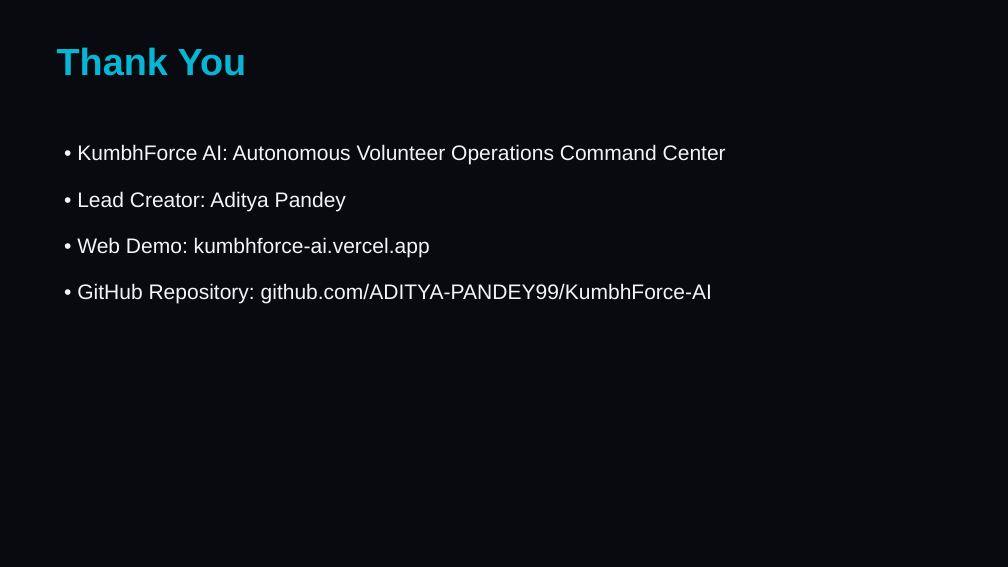
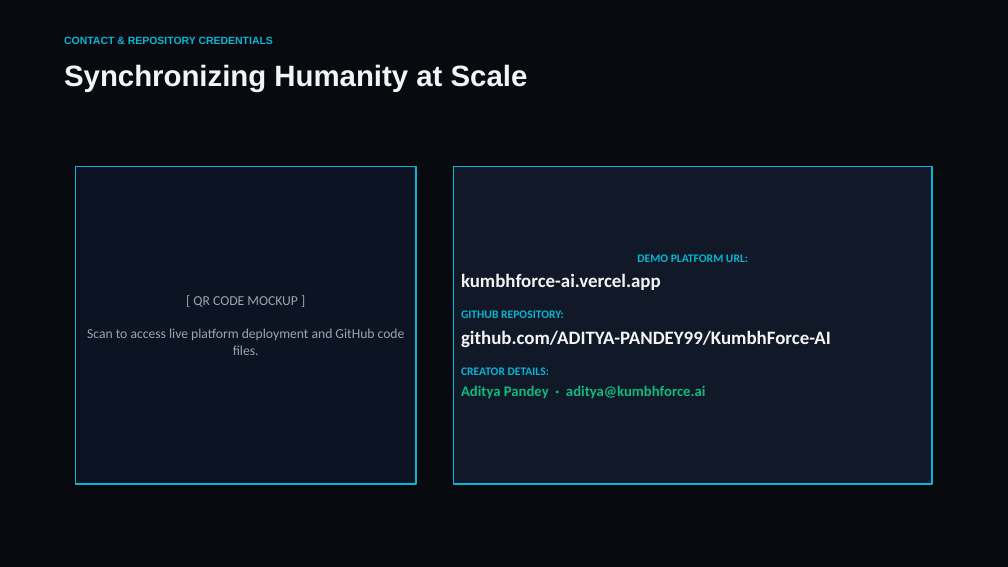
Before and after one commit to ADITYA-PANDEY99/KumbhForce-AI, a slide deck: slide 13 of pitch_deck.pptx. Drawn at 1008x567 pixels with LibreOffice and Linux fonts; fonts in the diff are those of the drawing. Boxes give left, top, right and bottom in pixels: in the first picture for what was removed or moved away, otherwise in the second. Text is boxed around its words. In the diff, an @@ line names an element or a change of style, - is before the commit and + after.

```diff
--- a/pitch_deck.pptx
+++ b/pitch_deck.pptx
@@ text at [64, 36, 273, 44]: text changed; size 36 to 10 pt @@
-Thank You
+CONTACT & REPOSITORY CREDENTIALS
@@ text added at [64, 64, 528, 91], 28 pt, text #F3F4F6, bold @@
+Synchronizing Humanity at Scale
@@ text removed at [77, 144, 726, 303] @@
-• KumbhForce AI: Autonomous Volunteer Operations Command Center
-• Lead Creator: Aditya Pandey
-• Web Demo: kumbhforce-ai.vercel.app
-• GitHub Repository: github.com/ADITYA-PANDEY99/KumbhForce-AI
@@ rectangle added at [76, 166, 416, 484], fill #0C1423, outline #06B6D4 1.5 pt, 13 pt, text #9CA3AF @@
+[ QR CODE MOCKUP ]
+Scan to access live platform deployment and GitHub code files.
@@ rectangle added at [454, 166, 932, 484], fill #111827, outline #06B6D4 1.5 pt, 18 pt, text #F3F4F6, bold @@
+DEMO PLATFORM URL:
+kumbhforce-ai.vercel.app
+GITHUB REPOSITORY:
+github.com/ADITYA-PANDEY99/KumbhForce-AI
+CREATOR DETAILS:
+Aditya Pandey · aditya@kumbhforce.ai
```
Also in this commit, not shown: 1 other slide changed, 11 slides added, 11 slides removed.
